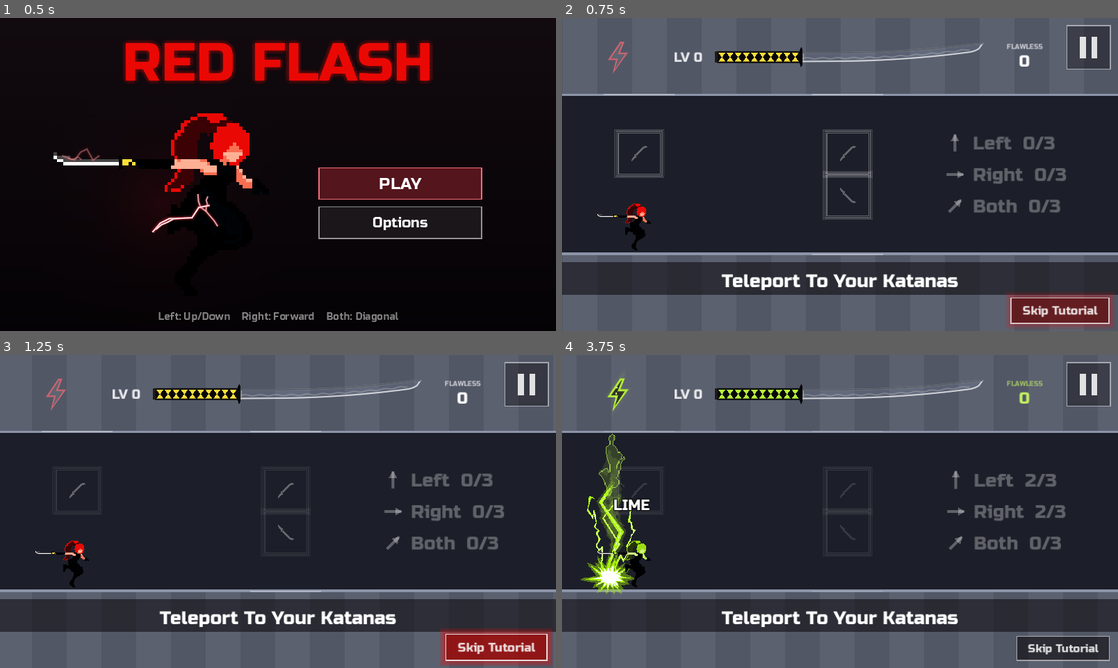
Above: before the commit, frames 1-4 (two rows, left to right).
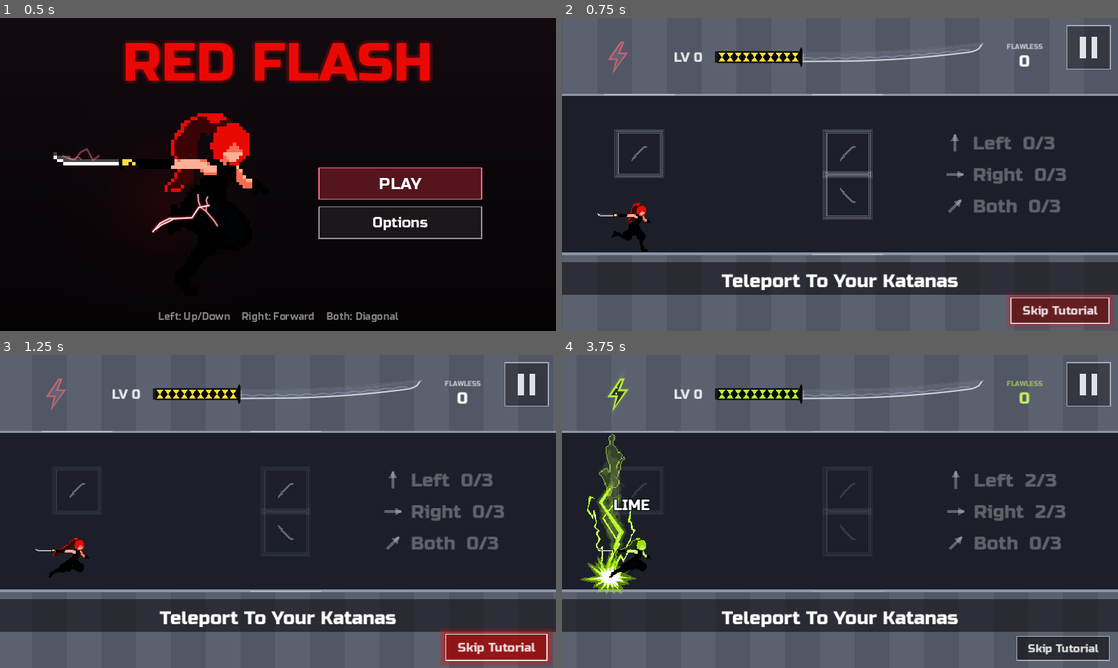
Above: after the commit, the same moments.

Repository: fredsbreads/game-off
Game: Godot game, scene res://scenes/main.tscn
Two runs of this game, one before a commit and one after it. Both use one fixed random seed, a clock stepped at 60 frames per second and the inputs below. Sound files missing from this copy of the repository are replaced by a short silence.
Inputs (mouse positions are in pixels of both pictures, inside the frame that each line leads up to):
- Up to frame 1 (0.5 s): no input
- Up to frame 2 (0.75 s): tap Enter at 0.5 s; move the mouse to (962, 158) at 0.52 s; hold Right from 0.53 s (still down); hold J (tp_vertical) from 0.53 s (still down); click (962, 158) at 0.67 s
- Up to frame 3 (1.25 s): keep holding Right; keep holding J (tp_vertical); tap Space at 0.77 s
- Up to frame 4 (3.75 s): move the mouse to (728, 527) at 1.27 s; release Right at 1.28 s; release J (tp_vertical) at 1.28 s; hold Down 1.28-2.03 s; tap Shift at 1.35 s; tap Space at 1.52, 3.02 s; move the mouse to (895, 442) at 2.02 s; hold Right 2.03-2.78 s; tap Enter at 2.1 s; move the mouse to (812, 574) at 2.77 s; hold K (tp_forward) 2.78-3.53 s; tap Keypad Enter at 2.85 s; click (812, 574) at 2.92 s; move the mouse to (1006, 558) at 3.52 s; hold Left from 3.53 s (still down); tap C at 3.6 s

Frame 1 is identical in both runs. In frame 2, 0.3% of the frame differs, in the area x 6-16%, y 59-75%; in frame 3, 0.3%; in frame 4, 0.4%, in the area x 6-16%, y 58-75%.

Commit message:
Her run cycle keeps pace with her speed (slower in the first levels)

Diff:
--- a/scripts/player.gd
+++ b/scripts/player.gd
@@ -624,7 +624,9 @@
 			if _sprite.animation != want:
 				_play(want)
 	if not rewinding:
-		_sprite.speed_scale = 0.0 if frozen else 1.0
+		# Her run cycle keeps pace with her speed (slower at the start of a run).
+		var pace := Rules.speed / Rules.RUN_SPEED if _sprite.animation == "run" else 1.0
+		_sprite.speed_scale = 0.0 if frozen else pace
 
 	_update_charge_look(delta)
 	_update_markers(delta)
